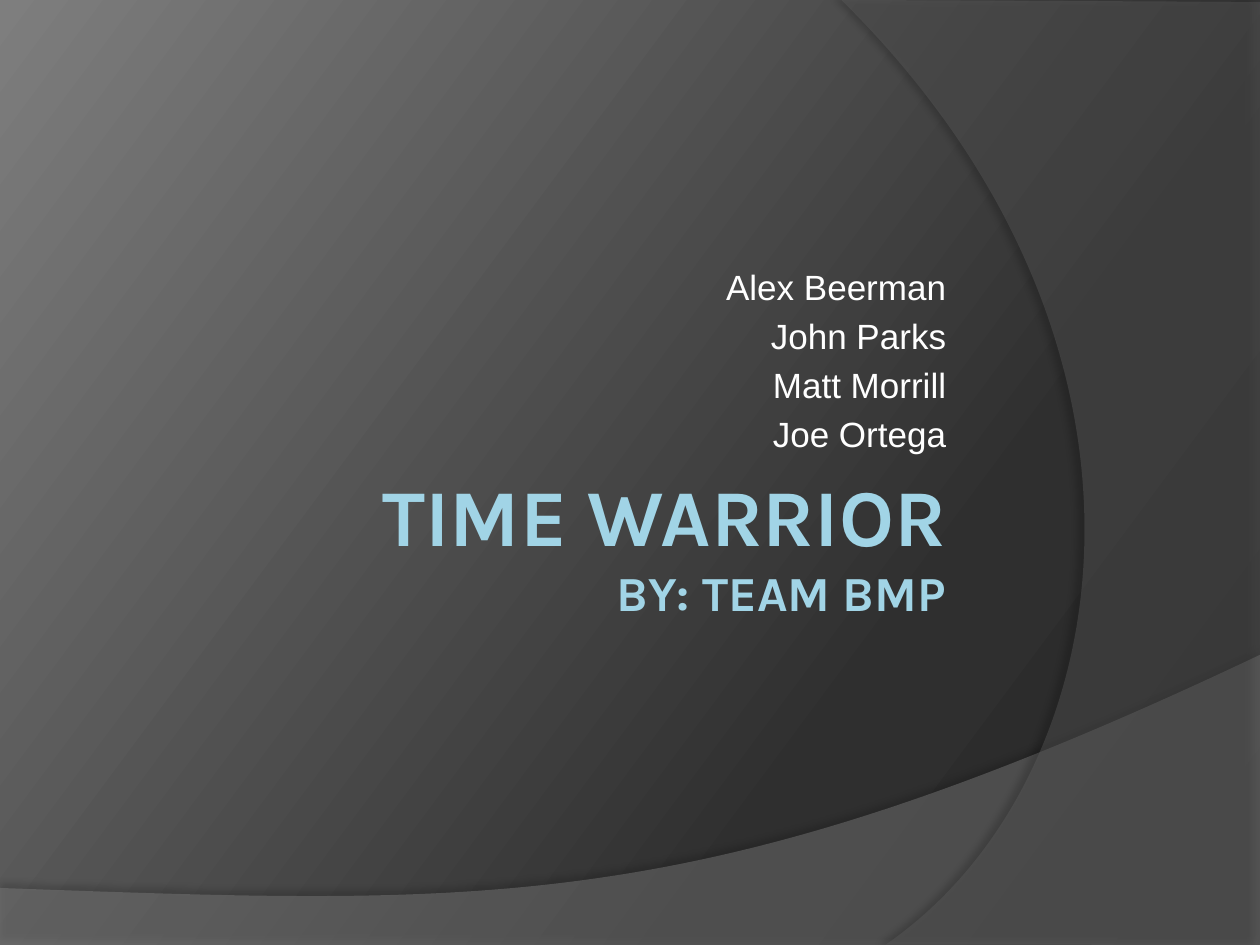
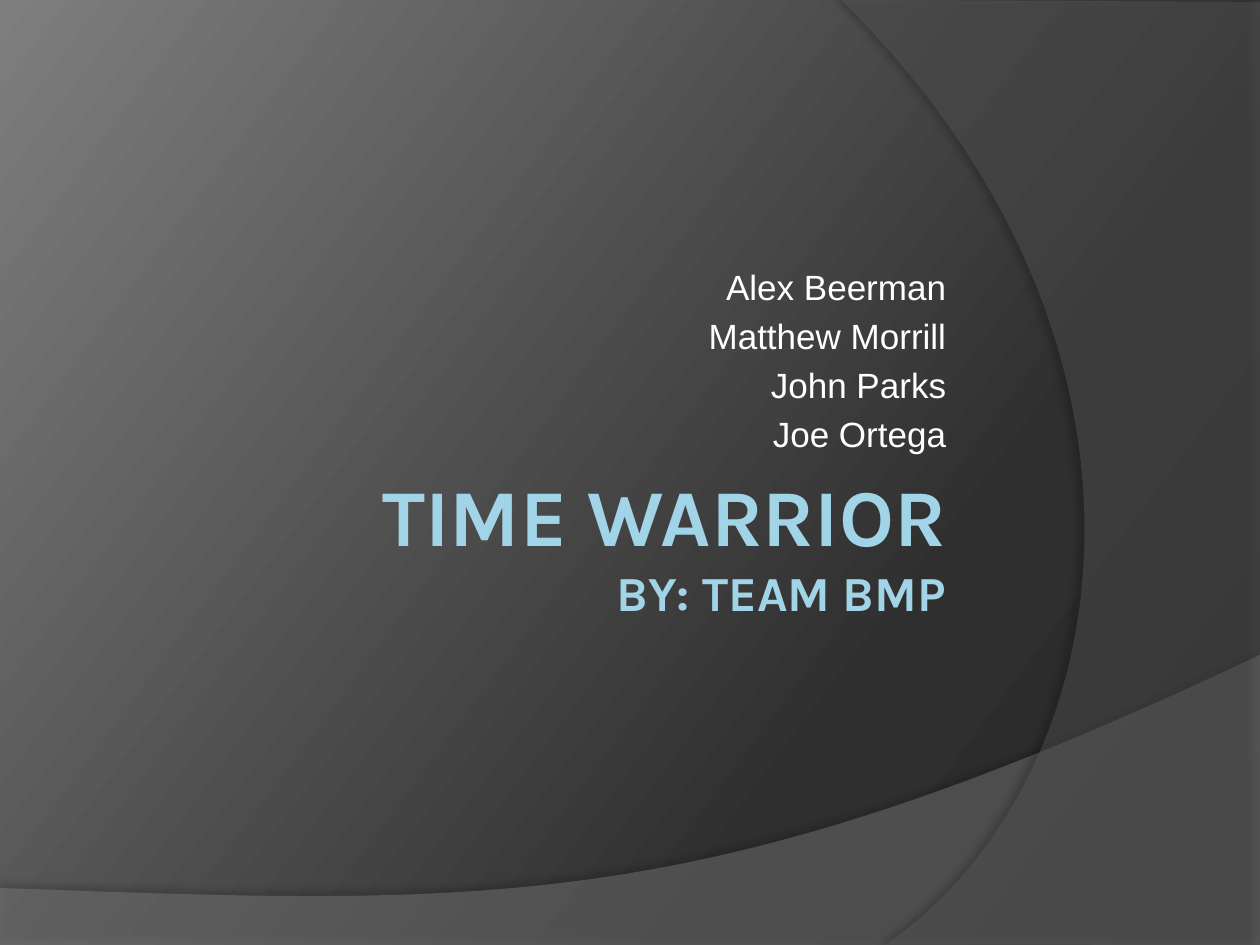
Before and after one commit to mattdude2489/Time-Warrior, a slide deck: slide 1 of Senior Project Files/Time Warrior.pptx. Drawn at 1260x945 pixels with LibreOffice and Linux fonts; fonts in the diff are those of the drawing. Boxes give left, top, right and bottom in pixels: in the first picture for what was removed or moved away, otherwise in the second. Text is boxed around its words. In the diff, an @@ line names an element or a change of style, - is before the commit and + after.

```diff
--- a/Senior Project Files/Time Warrior.pptx
+++ b/Senior Project Files/Time Warrior.pptx
@@ subtitle at <box>709,323,946,350</box>: paragraph added @@
+Matthew Morrill
@@ subtitle at <box>773,372,946,399</box>: paragraph removed @@
-Matt Morrill
```
Also in this commit, not shown: 11 other slides changed, 2 other files.
